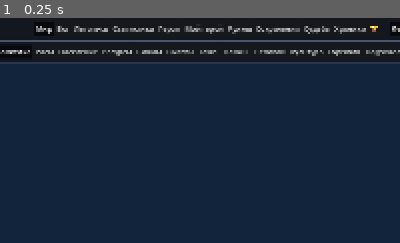
Above: before the commit, frame 1.
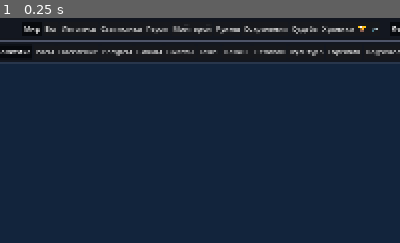
Above: after the commit, the same moment.

Repository: ForgeInDark88/fantasymap
Game: Godot game, scene res://scenes/main.tscn
The game is run twice, just before and just after one commit, with the same random seed, the same clock (stepped at 60 frames per second) and the same inputs.
Inputs:
- Up to frame 1 (0.25 s): no input
The pictures show only the part of the screen within x 48-98%, y 0-50%; the shares and areas given below are measured in that part.

The runs differ from the first frame. In frame 1, 1.5% of the frame differs, in the area x 6-95%, y 3-8%.

Commit message:
Этап 10.5: процедурные звук и музыка
- Synth: синтез тем (бас, пэд, мелодия по ладу, ударные) и звуков событий
  в PCM16 без внешних файлов; лейтмотивы рас (лад, тембр, тоника)
- автолоад AudioManager: контексты (мир, напряжение, мрак, подвиг, кризис),
  фоновая генерация с кешем, кроссфейды, звуки интерфейса и событий,
  шины Music/SFX, настройки в user://settings.cfg, в headless выключен
- панель 🔊, тест audio_test, README

Co-Authored-By: Claude Opus 5.5 <noreply@anthropic.com>
Claude-Session: https://claude.ai/code/session_019mpLMyZkYnGBATBUQWkYVi

Diff:
--- a/project.godot
+++ b/project.godot
@@ -21,6 +21,7 @@
 EventBus="*res://scripts/autoload/event_bus.gd"
 WorldState="*res://scripts/autoload/world_state.gd"
 Achievements="*res://scripts/autoload/achievements.gd"
+AudioManager="*res://scripts/autoload/audio_manager.gd"
 
 [display]
 
--- /dev/null
+++ b/scripts/autoload/audio_manager.gd
@@ -0,0 +1,229 @@
+extends Node
+## Звук и музыка (autoload «AudioManager»). Всё синтезируется в коде (Synth):
+## эмбиент-темы по контексту мира (мирная, напряжённая — войны, мрачная —
+## кризисы, героическая — подвиги и игра за героя, особая — мировой кризис) с
+## лейтмотивом ведущей расы (лад и тембр), плавные кроссфейды, звуки
+## интерфейса и событий. Темы генерируются в фоновом потоке и кешируются.
+## Настройки — user://settings.cfg. В headless-режиме звук выключен.
+
+const SETTINGS := "user://settings.cfg"
+const CROSSFADE := 3.0
+## Как часто пересматривать контекст музыки (с).
+const CONTEXT_EVERY := 2.0
+## Героическая тема держится после великого деяния (с).
+const HEROIC_HOLD := 25.0
+## Не чаще одного звука одного вида за столько секунд.
+const SFX_GAP := 0.4
+## Звуки событий летописи: [вид записи, фрагмент текста (пусто — любой), звук].
+const EVENT_SFX := [
+	[&"war", "мир", &"peace"], [&"war", "перемири", &"peace"], [&"war", "", &"war"], [&"conquest", "", &"siege"],
+	[&"great", "Врата бездны", &"portal"], [&"great", "", &"great"], [&"event", "ум", &"plague"], [&"event", "Мор", &"plague"],
+	[&"crisis", "", &"plague"], [&"lineage", "стал героем", &"birth"], [&"hero", "объявился", &"birth"],
+	[&"hero", "погиб", &"death"], [&"hero", "пал", &"death"], [&"fate", "", &"death"],
+]
+
+var disabled := DisplayServer.get_name() == "headless"
+var master := 0.8
+var music := 0.6
+var sfx := 0.7
+var music_on := true
+var sfx_on := true
+
+var _players: Array[AudioStreamPlayer] = []
+var _active := 0
+var _sfx_player: AudioStreamPlayer
+var _themes: Dictionary = {}
+var _pending: Dictionary = {}
+var _sfx_streams: Dictionary = {}
+var _sfx_last: Dictionary = {}
+var _theme := ""
+var _context_timer := 0.0
+var _heroic_until := 0.0
+var _music_bus := 0
+var _sfx_bus := 0
+
+
+func _ready() -> void:
+	load_settings()
+	if disabled:
+		return
+	_music_bus = _bus("Music")
+	_sfx_bus = _bus("SFX")
+	for i in 2:
+		var p := AudioStreamPlayer.new()
+		p.bus = "Music"
+		p.volume_db = -80.0
+		add_child(p)
+		_players.append(p)
+	_sfx_player = AudioStreamPlayer.new()
+	_sfx_player.bus = "SFX"
+	_sfx_player.max_polyphony = 4
+	add_child(_sfx_player)
+	apply_volumes()
+	# Звуки событий — маленькие, сразу; темы — в фоне по мере надобности.
+	for id in Synth.SFX:
+		_sfx_streams[id] = Synth.make_stream(Synth.render_sfx(id), false)
+	EventBus.world_event.connect(_on_world_event)
+	EventBus.achievement_unlocked.connect(func(_d: AchievementDef) -> void: play_sfx(&"achievement"))
+	for sig in [EventBus.hero_window_requested, EventBus.tech_window_requested]:
+		sig.connect(func(_id: int) -> void: play_sfx(&"open"))
+	for sig in [EventBus.chronicles_window_requested, EventBus.achievements_window_requested, EventBus.underworld_window_requested]:
+		sig.connect(func() -> void: play_sfx(&"open"))
+	EventBus.map_mode_changed.connect(func(_m: int) -> void: play_sfx(&"click"))
+	EventBus.nation_selected.connect(func(_n: int) -> void: play_sfx(&"click"))
+
+
+func _bus(bus_name: String) -> int:
+	var i := AudioServer.get_bus_index(bus_name)
+	if i < 0:
+		AudioServer.add_bus()
+		i = AudioServer.bus_count - 1
+		AudioServer.set_bus_name(i, bus_name)
+		AudioServer.set_bus_send(i, "Master")
+	return i
+
+
+func load_settings(path: String = SETTINGS) -> void:
+	var cfg := ConfigFile.new()
+	if cfg.load(path) != OK:
+		return
+	master = cfg.get_value("audio", "master", master)
+	music = cfg.get_value("audio", "music", music)
+	sfx = cfg.get_value("audio", "sfx", sfx)
+	music_on = cfg.get_value("audio", "music_on", music_on)
+	sfx_on = cfg.get_value("audio", "sfx_on", sfx_on)
+
+
+func save_settings(path: String = SETTINGS) -> void:
+	var cfg := ConfigFile.new()
+	cfg.load(path)  # остальные разделы настроек не трогаем
+	cfg.set_value("audio", "master", master)
+	cfg.set_value("audio", "music", music)
+	cfg.set_value("audio", "sfx", sfx)
+	cfg.set_value("audio", "music_on", music_on)
+	cfg.set_value("audio", "sfx_on", sfx_on)
+	cfg.save(path)
+
+
+func apply_volumes() -> void:
+	if disabled:
+		return
+	AudioServer.set_bus_volume_db(0, linear_to_db(maxf(0.0001, master)))
+	AudioServer.set_bus_volume_db(_music_bus, linear_to_db(maxf(0.0001, music)))
+	AudioServer.set_bus_mute(_music_bus, not music_on)
+	AudioServer.set_bus_volume_db(_sfx_bus, linear_to_db(maxf(0.0001, sfx)))
+	AudioServer.set_bus_mute(_sfx_bus, not sfx_on)
+
+
+func set_volume(which: String, value: float) -> void:
+	set(which, clampf(value, 0.0, 1.0))
+	apply_volumes()
+	save_settings()
+
+
+func set_enabled(which: String, on: bool) -> void:
+	set(which, on)
+	apply_volumes()
+	save_settings()
+
+
+func play_sfx(id: StringName) -> void:
+	if disabled or not sfx_on or not _sfx_streams.has(id):
+		return
+	var now := Time.get_ticks_msec() / 1000.0
+	if now - float(_sfx_last.get(id, -10.0)) < SFX_GAP:
+		return
+	_sfx_last[id] = now
+	_sfx_player.stream = _sfx_streams[id]
+	_sfx_player.play()
+
+
+func _on_world_event(what: StringName, data: Dictionary) -> void:
+	if what != &"log":
+		return
+	for e in EVENT_SFX:
+		if data.kind == e[0] and (String(e[1]).is_empty() or String(data.text).contains(e[1])):
+			if e[2] == &"great" or e[2] == &"portal":
+				_heroic_until = Time.get_ticks_msec() / 1000.0 + HEROIC_HOLD
+			play_sfx(e[2])
+			return
+
+
+## Контекст музыки по состоянию мира.
+static func pick_context(world: World, heroic: bool) -> StringName:
+	if world == null:
+		return &"peace"
+	if not world.crisis.is_empty():
+		return &"crisis"
+	if world.player >= 0 or heroic:
+		return &"heroic"
+	var alive := 0
+	var plague := 0
+	for n in world.nations:
+		if n.alive:
+			alive += 1
+			if n.modifiers.any(func(m: Dictionary) -> bool: return m.id == &"plague"):
+				plague += 1
+	if alive > 0 and plague > alive / 3:
+		return &"dark"
+	var fighting := {}
+	for w in world.diplomacy.wars:
+		for id in w.attackers:
+			fighting[id] = true
+		for id in w.defenders:
+			fighting[id] = true
+	if alive > 0 and fighting.size() > alive * 0.4:
+		return &"tension"
+	return &"peace"
+
+
+## Ведущая раса для лейтмотива: раса героя игрока, выбранной державы или крупнейшей.
+static func leading_race(world: World) -> StringName:
+	if world == null or world.nations.is_empty():
+		return &"humans"
+	if world.player >= 0:
+		return world.heroes[world.player].race_id
+	var best: Nation = null
+	for n in world.nations:
+		if n.alive and (best == null or n.cell_count > best.cell_count):
+			best = n
+	return best.race_id if best != null else &"humans"
+
+
+func _process(delta: float) -> void:
+	if disabled:
+		return
+	_context_timer -= delta
+	if _context_timer > 0.0:
+		return
+	_context_timer = CONTEXT_EVERY
+	var t := Synth.theme(pick_context(WorldState.world, Time.get_ticks_msec() / 1000.0 < _heroic_until), leading_race(WorldState.world))
+	if t.name == _theme:
+		return
+	if _themes.has(t.name):
+		_crossfade(t.name)
+	elif not _pending.has(t.name):
+		_pending[t.name] = WorkerThreadPool.add_task(func() -> void:
+			var pcm := Synth.render_theme(t)
+			_theme_ready.call_deferred(t.name, pcm), false, "Music theme")
+
+
+func _theme_ready(theme_name: String, pcm: PackedByteArray) -> void:
+	WorkerThreadPool.wait_for_task_completion(_pending[theme_name])
+	_pending.erase(theme_name)
+	_themes[theme_name] = Synth.make_stream(pcm, true)
+	_context_timer = 0.0
+
+
+func _crossfade(theme_name: String) -> void:
+	_theme = theme_name
+	var old := _players[_active]
+	_active = 1 - _active
+	var p := _players[_active]
+	p.stream = _themes[theme_name]
+	p.volume_db = -40.0
+	p.play()
+	var tw := create_tween().set_parallel(true)
+	tw.tween_property(p, "volume_db", 0.0, CROSSFADE)
+	tw.tween_property(old, "volume_db", -60.0, CROSSFADE)
+	tw.chain().tween_callback(old.stop)
--- /dev/null
+++ b/scripts/core/synth.gd
@@ -0,0 +1,180 @@
+class_name Synth
+extends RefCounted
+## Процедурный синтез звука без внешних файлов: эмбиент-темы (бас, пэд,
+## мелодия по ладу, ударные) и короткие звуки событий. Возвращает PCM 16 бит
+## моно (PackedByteArray) — генерировать можно в фоновом потоке; AudioStreamWAV
+## из них собирает make_stream в главном. Мелодии — случайное блуждание по
+## ступеням лада (свой ГСЧ, засеянный именем темы): повторяемо и без копий
+## известных мелодий.
+
+const RATE := 22050
+## Лады: ступени в полутонах от тоники.
+const SCALES := {
+	&"major": [0, 2, 4, 5, 7, 9, 11], &"minor": [0, 2, 3, 5, 7, 8, 10], &"dorian": [0, 2, 3, 5, 7, 9, 10],
+	&"lydian": [0, 2, 4, 6, 7, 9, 11], &"phrygian": [0, 1, 3, 5, 7, 8, 10], &"locrian": [0, 1, 3, 5, 6, 8, 10],
+	&"pent_major": [0, 2, 4, 7, 9], &"pent_minor": [0, 3, 5, 7, 10], &"hijaz": [0, 1, 4, 5, 7, 8, 10],
+	&"harmonic": [0, 2, 3, 5, 7, 8, 11], &"mixolydian": [0, 2, 4, 5, 7, 9, 10],
+}
+## Лейтмотивы рас: лад, тембр (sine, triangle, square, saw), тоника (MIDI).
+const RACE_MOTIFS := {
+	&"humans": [&"major", &"triangle", 57], &"elves": [&"lydian", &"sine", 62], &"dwarves": [&"dorian", &"square", 50],
+	&"orcs": [&"phrygian", &"saw", 48], &"goblins": [&"pent_minor", &"square", 55], &"undead": [&"locrian", &"sine", 52],
+	&"demons": [&"harmonic", &"saw", 47], &"nagas": [&"hijaz", &"sine", 58], &"halflings": [&"pent_major", &"triangle", 60],
+}
+## Контексты музыки: темп (уд/мин), тёмный лад вместо мажорного, ударные, громкость мелодии, плотность нот.
+const CONTEXTS := {
+	&"peace": {"bpm": 72, "dark": false, "drums": false, "lead": 0.22, "density": 0.55},
+	&"tension": {"bpm": 104, "dark": true, "drums": true, "lead": 0.2, "density": 0.75},
+	&"dark": {"bpm": 58, "dark": true, "drums": false, "lead": 0.16, "density": 0.35},
+	&"heroic": {"bpm": 116, "dark": false, "drums": true, "lead": 0.26, "density": 0.8},
+	&"crisis": {"bpm": 64, "dark": true, "drums": true, "lead": 0.14, "density": 0.3},
+}
+## Тёмные лады для контекстов dark/tension/crisis (минорный двойник лада расы).
+const DARK_OF := {&"major": &"minor", &"lydian": &"dorian", &"pent_major": &"pent_minor", &"mixolydian": &"dorian"}
+## Длина музыкальной петли (тактов по 4 доли).
+const BARS := 8
+
+
+static func midi_hz(note: float) -> float:
+	return 440.0 * pow(2.0, (note - 69.0) / 12.0)
+
+
+static func wave(kind: StringName, phase: float) -> float:
+	var p := fposmod(phase, 1.0)
+	match kind:
+		&"triangle":
+			return 4.0 * absf(p - 0.5) - 1.0
+		&"square":
+			return 0.6 if p < 0.5 else -0.6
+		&"saw":
+			return (2.0 * p - 1.0) * 0.7
+	return sin(p * TAU)
+
+
+## Параметры темы: лад, тембр, тоника, темп… по контексту и расе.
+static func theme(context: StringName, race: StringName) -> Dictionary:
+	var motif: Array = RACE_MOTIFS.get(race, RACE_MOTIFS[&"humans"])
+	var ctx: Dictionary = CONTEXTS.get(context, CONTEXTS[&"peace"])
+	var scale: StringName = motif[0]
+	if ctx.dark:
+		scale = DARK_OF.get(scale, scale)
+	return {"name": "%s_%s" % [context, race], "scale": scale, "timbre": motif[1], "root": int(motif[2]),
+		"bpm": int(ctx.bpm), "drums": bool(ctx.drums), "lead": float(ctx.lead), "density": float(ctx.density)}
+
+
+## Музыкальная петля темы: PCM16 моно.
+static func render_theme(t: Dictionary) -> PackedByteArray:
+	var rng := RandomNumberGenerator.new()
+	rng.seed = hash(String(t.name))
+	var steps: Array = SCALES[t.scale]
+	var beat := 60.0 / float(t.bpm)
+	var n := int(BARS * 4 * beat * RATE)
+	var buf := PackedFloat32Array()
+	buf.resize(n)
+	var root := int(t.root)
+	# Гармония: тоника, субдоминанта, доминанта, параллель — по такту.
+	var degrees := [0, 3, 4, 0, 5, 3, 4, 0]
+	for bar in BARS:
+		var deg: int = degrees[bar % degrees.size()]
+		var start := int(bar * 4 * beat * RATE)
+		var bar_len := int(4 * beat * RATE)
+		# Бас и пэд (терция и квинта ступени).
+		_note(buf, start, bar_len, midi_hz(root - 12 + _step(steps, deg)), &"sine", 0.22, 0.02, 0.3)
+		for k in [0, 2, 4]:
+			_note(buf, start, bar_len, midi_hz(root + _step(steps, deg + k)), &"sine", 0.07, 0.4, 0.6)
+	# Мелодия: блуждание по ступеням.
+	var pos := 0
+	var deg := 0
+	var eighth := int(beat * 0.5 * RATE)
+	while pos < n - eighth:
+		var dur := eighth * (1 if rng.randf() < 0.5 else 2)
+		if rng.randf() < float(t.density):
+			deg = clampi(deg + rng.randi_range(-2, 2), -3, 9)
+			_note(buf, pos, dur, midi_hz(root + 12 + _step(steps, deg)), t.timbre, float(t.lead), 0.01, 0.5)
+		pos += dur
+	if t.drums:
+		for b in BARS * 4:
+			var at := int(b * beat * RATE)
+			_noise(buf, at, int(0.08 * RATE), 0.25 if b % 2 == 0 else 0.12, rng)
+			_note(buf, at, int(0.12 * RATE), 55.0, &"sine", 0.35 if b % 4 == 0 else 0.0, 0.002, 0.9)
+	return _pcm(buf)
+
+
+static func _step(steps: Array, degree: int) -> int:
+	var octave := floori(float(degree) / steps.size())
+	return int(steps[posmod(degree, steps.size())]) + 12 * octave
+
+
+## Нота с огибающей (атака attack с, затухание — доля decay длительности).
+static func _note(buf: PackedFloat32Array, start: int, length: int, hz: float, timbre: StringName, vol: float, attack: float, decay: float) -> void:
+	if vol <= 0.0:
+		return
+	var a := maxi(1, int(attack * RATE))
+	var rel := maxi(1, int(length * decay))
+	var phase := 0.0
+	var inc := hz / RATE
+	var smooth := 0.0
+	var end := mini(buf.size(), start + length)
+	for i in range(start, end):
+		var k := i - start
+		var env := minf(1.0, float(k) / a) * minf(1.0, float(end - i) / rel)
+		phase += inc
+		# Мягкий фильтр — без резкого «писка» у квадрата и пилы.
+		smooth += (wave(timbre, phase) - smooth) * 0.35
+		buf[i] += smooth * env * vol
+
+
+static func _noise(buf: PackedFloat32Array, start: int, length: int, vol: float, rng: RandomNumberGenerator) -> void:
+	var end := mini(buf.size(), start + length)
+	for i in range(start, end):
+		buf[i] += rng.randf_range(-1.0, 1.0) * vol * (1.0 - float(i - start) / length)
+
+
+## Мягкое ограничение и перевод в PCM16.
+static func _pcm(buf: PackedFloat32Array) -> PackedByteArray:
+	var out := PackedByteArray()
+	out.resize(buf.size() * 2)
+	for i in buf.size():
+		var x := buf[i]
+		x = x / (1.0 + absf(x))
+		out.encode_s16(i * 2, int(clampf(x, -1.0, 1.0) * 32000.0))
+	return out
+
+
+## Звуки событий: id → [ноты (MIDI), длительность ноты (с), тембр, шум].
+const SFX := {
+	&"click": [[84], 0.04, &"sine", 0.0], &"open": [[72, 79], 0.06, &"triangle", 0.0],
+	&"war": [[45, 44, 40], 0.22, &"saw", 0.4], &"siege": [[40, 40], 0.18, &"square", 0.5],
+	&"peace": [[67, 71, 74, 79], 0.16, &"triangle", 0.0], &"plague": [[50, 49, 46], 0.3, &"sine", 0.2],
+	&"achievement": [[72, 76, 79, 84], 0.12, &"triangle", 0.0], &"birth": [[76, 79, 84], 0.12, &"sine", 0.0],
+	&"portal": [[38, 37, 31], 0.35, &"saw", 0.6], &"death": [[60, 55, 51, 48], 0.22, &"sine", 0.0],
+	&"great": [[60, 64, 67, 72], 0.14, &"square", 0.1],
+}
+
+
+static func render_sfx(id: StringName) -> PackedByteArray:
+	var d: Array = SFX.get(id, SFX[&"click"])
+	var notes: Array = d[0]
+	var step := int(float(d[1]) * RATE)
+	var buf := PackedFloat32Array()
+	buf.resize(step * (notes.size() + 1))
+	var rng := RandomNumberGenerator.new()
+	rng.seed = hash(String(id))
+	for i in notes.size():
+		_note(buf, i * step, step * 2, midi_hz(float(notes[i])), d[2], 0.5, 0.005, 0.7)
+		if float(d[3]) > 0.0:
+			_noise(buf, i * step, step, float(d[3]) * 0.5, rng)
+	return _pcm(buf)
+
+
+static func make_stream(pcm: PackedByteArray, loop: bool) -> AudioStreamWAV:
+	var s := AudioStreamWAV.new()
+	s.format = AudioStreamWAV.FORMAT_16_BITS
+	s.mix_rate = RATE
+	s.stereo = false
+	s.data = pcm
+	if loop:
+		s.loop_mode = AudioStreamWAV.LOOP_FORWARD
+		s.loop_begin = 0
+		s.loop_end = pcm.size() / 2
+	return s
--- /dev/null
+++ b/tests/audio_test.gd
@@ -0,0 +1,80 @@
+extends SceneTree
+## Headless-проверка этапа 10.5: синтез без внешних файлов — темы всех
+## контекстов и лейтмотивы рас (длина петли, без перегрузки, повторяемость,
+## разные расы звучат по-разному), звуки событий; выбор контекста по миру;
+## AudioManager в headless выключен и не падает; настройки в settings.cfg.
+##   godot --headless --path . -s res://tests/audio_test.gd
+
+const CFG := "user://_test_settings.cfg"
+var _failures := 0
+
+
+func _initialize() -> void:
+	var t0 := Time.get_ticks_msec()
+	var a := Synth.render_theme(Synth.theme(&"peace", &"elves"))
+	var ms := Time.get_ticks_msec() - t0
+	var t := Synth.theme(&"peace", &"elves")
+	var expect := int(Synth.BARS * 4 * 60.0 / t.bpm * Synth.RATE) * 2
+	_expect(a.size() == expect, "длина петли %d ≠ %d" % [a.size(), expect])
+	_expect(_peak(a) < 32001 and _peak(a) > 3000, "громкость темы вне нормы (%d)" % _peak(a))
+	_expect(Synth.render_theme(Synth.theme(&"peace", &"elves")) == a, "тема неповторяема")
+	_expect(Synth.render_theme(Synth.theme(&"peace", &"orcs")) != a, "лейтмотивы рас не различаются")
+	_expect(Synth.theme(&"dark", &"humans").scale == &"minor" and Synth.theme(&"peace", &"humans").scale == &"major", "мрачная тема не в миноре")
+	for ctx in Synth.CONTEXTS:
+		for race in Synth.RACE_MOTIFS:
+			var th := Synth.theme(ctx, race)
+			_expect(Synth.SCALES.has(th.scale), "нет лада %s" % th.scale)
+	for race in RaceDB.all():
+		_expect(Synth.RACE_MOTIFS.has(race.id), "у расы %s нет лейтмотива" % race.id)
+	for id in Synth.SFX:
+		var s := Synth.render_sfx(id)
+		_expect(s.size() > 200 and _peak(s) > 1000, "звук %s пуст" % id)
+	var stream := Synth.make_stream(a, true)
+	_expect(stream.loop_mode == AudioStreamWAV.LOOP_FORWARD and is_equal_approx(stream.get_length(), a.size() / 2.0 / Synth.RATE), "поток собран неверно")
+	print("тема за %d мс, %.1f с звука" % [ms, a.size() / 2.0 / Synth.RATE])
+	# Контекст музыки по миру.
+	var s2 := MapSettings.new()
+	s2.world_seed = 5
+	s2.apply_size_preset(0)
+	var world := World.create(s2)
+	var am: Node = root.get_node_or_null("AudioManager")
+	_expect(am != null and am.get("disabled") == true, "в headless звук не выключен")
+	var pick: Callable = am.pick_context
+	world.diplomacy.wars.clear()
+	_expect(pick.call(world, false) == &"peace", "мирный мир — не мирная тема")
+	_expect(pick.call(world, true) == &"heroic", "подвиг — не героическая тема")
+	world.crisis = {"id": &"great_plague", "start": 0}
+	_expect(pick.call(world, false) == &"crisis", "кризис — не тема кризиса")
+	world.crisis = {}
+	_expect(RaceDB.get_race(am.leading_race(world)) != null, "нет ведущей расы")
+	# Вызовы в headless не падают.
+	am.play_sfx(&"war")
+	am.apply_volumes()
+	# Настройки.
+	am.set("music", 0.3)
+	am.set("sfx_on", false)
+	am.save_settings(CFG)
+	am.set("music", 0.9)
+	am.set("sfx_on", true)
+	am.load_settings(CFG)
+	_expect(is_equal_approx(am.get("music"), 0.3) and am.get("sfx_on") == false, "настройки звука не сохранились")
+	DirAccess.remove_absolute(CFG)
+	if _failures > 0:
+		printerr("FAILED: %d проверок не прошли" % _failures)
+		quit(1)
+	else:
+		print("OK: все проверки пройдены")
+		quit(0)
+
+
+func _peak(pcm: PackedByteArray) -> int:
+	var p := 0
+	for i in range(0, pcm.size(), 2):
+		p = maxi(p, absi(pcm.decode_s16(i)))
+	return p
+
+
+func _expect(ok: bool, msg: String) -> void:
+	if not ok:
+		_failures += 1
+		printerr("FAIL: ", msg)
--- /dev/null
+++ b/ui/audio_panel.gd
@@ -0,0 +1,50 @@
+class_name AudioPanel
+extends PanelContainer
+## Настройки звука: общая громкость, музыка и эффекты (с отключением).
+## Сохраняются в user://settings.cfg (AudioManager).
+
+
+func _init() -> void:
+	visible = false
+	custom_minimum_size = Vector2(300, 0)
+	var box := VBoxContainer.new()
+	add_child(box)
+	var title := Label.new()
+	title.text = "Звук"
+	title.add_theme_font_size_override("font_size", 16)
+	box.add_child(title)
+	if AudioManager.disabled:
+		var l := Label.new()
+		l.text = "Звук недоступен (нет аудиоустройства)."
+		box.add_child(l)
+		return
+	_slider(box, "Общая громкость", "master", "")
+	_slider(box, "Музыка", "music", "music_on")
+	_slider(box, "Эффекты", "sfx", "sfx_on")
+
+
+func _slider(box: Control, label: String, key: String, toggle: String) -> void:
+	var row := HBoxContainer.new()
+	if toggle.is_empty():
+		var l := Label.new()
+		l.text = label
+		l.custom_minimum_size = Vector2(120, 0)
+		row.add_child(l)
+	else:
+		var c := CheckBox.new()
+		c.text = label
+		c.custom_minimum_size = Vector2(120, 0)
+		c.focus_mode = Control.FOCUS_NONE
+		c.button_pressed = AudioManager.get(toggle)
+		c.toggled.connect(func(on: bool) -> void: AudioManager.set_enabled(toggle, on))
+		row.add_child(c)
+	var s := HSlider.new()
+	s.min_value = 0.0
+	s.max_value = 1.0
+	s.step = 0.05
+	s.value = AudioManager.get(key)
+	s.size_flags_horizontal = Control.SIZE_EXPAND_FILL
+	s.size_flags_vertical = Control.SIZE_SHRINK_CENTER
+	s.value_changed.connect(func(v: float) -> void: AudioManager.set_volume(key, v))
+	row.add_child(s)
+	box.add_child(row)
--- a/ui/hud.gd
+++ b/ui/hud.gd
@@ -224,6 +224,16 @@
 	ach.focus_mode = Control.FOCUS_NONE
 	ach.pressed.connect(func() -> void: EventBus.achievements_window_requested.emit())
 	_panel_buttons.add_child(ach)
+	var audio := AudioPanel.new()
+	audio.set_anchors_preset(Control.PRESET_TOP_RIGHT)
+	audio.position = Vector2(-320, 50)
+	root.add_child(audio)
+	var sound := Button.new()
+	sound.text = "🔊"
+	sound.tooltip_text = "Звук и музыка"
+	sound.focus_mode = Control.FOCUS_NONE
+	sound.pressed.connect(func() -> void: audio.visible = not audio.visible)
+	_panel_buttons.add_child(sound)
 
 
 func _on_left_panel_toggled(on: bool, panel_name: String) -> void:
Not shown, added: scripts/autoload/audio_manager.gd.uid
Not shown, added: scripts/core/synth.gd.uid
Not shown, added: tests/audio_test.gd.uid
Not shown, added: ui/audio_panel.gd.uid
